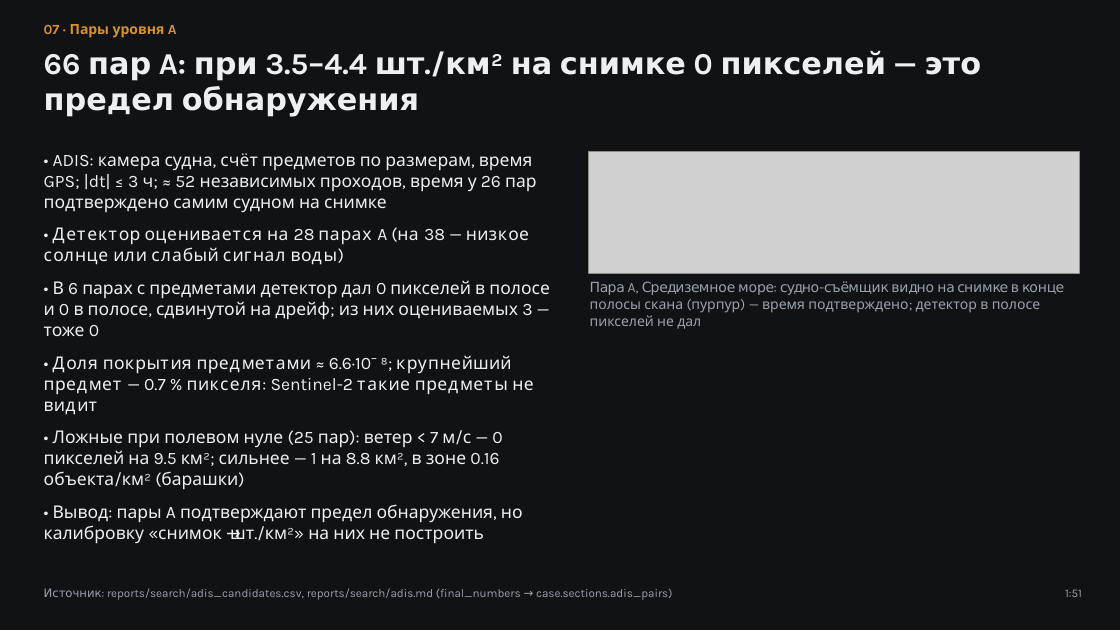
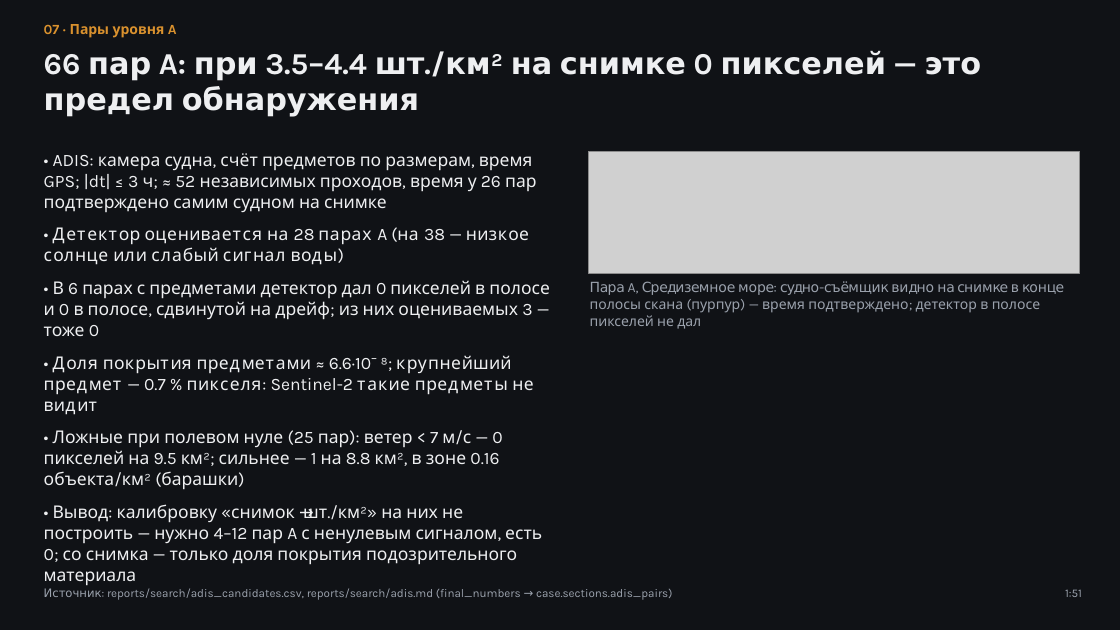
Before and after one commit to azama2t/final-cosmohack, a slide deck: slide 7 of reports/case_deck.pptx. Drawn at 1120x630 pixels with LibreOffice and Linux fonts; fonts in the diff are those of the drawing; grey boxes stand for pictures. Boxes give left, top, right and bottom in pixels: in the first picture for what was removed or moved away, otherwise in the second. Text is boxed around its words. In the diff, an @@ line names an element or a change of style, - is before the commit and + after.

```diff
--- a/reports/case_deck.pptx
+++ b/reports/case_deck.pptx
@@ text at bbox=[44, 504, 542, 565]: text changed @@
-• Вывод: пары A подтверждают предел обнаружения, но калибровку «снимок → шт./км²» на них не построить
+• Вывод: калибровку «снимок → шт./км²» на них не построить — нужно 4–12 пар A с ненулевым сигналом, есть 0; со снимка — только доля покрытия подозрительного материала
```
Also in this commit, not shown: 13 other slides changed, 25 other files.
